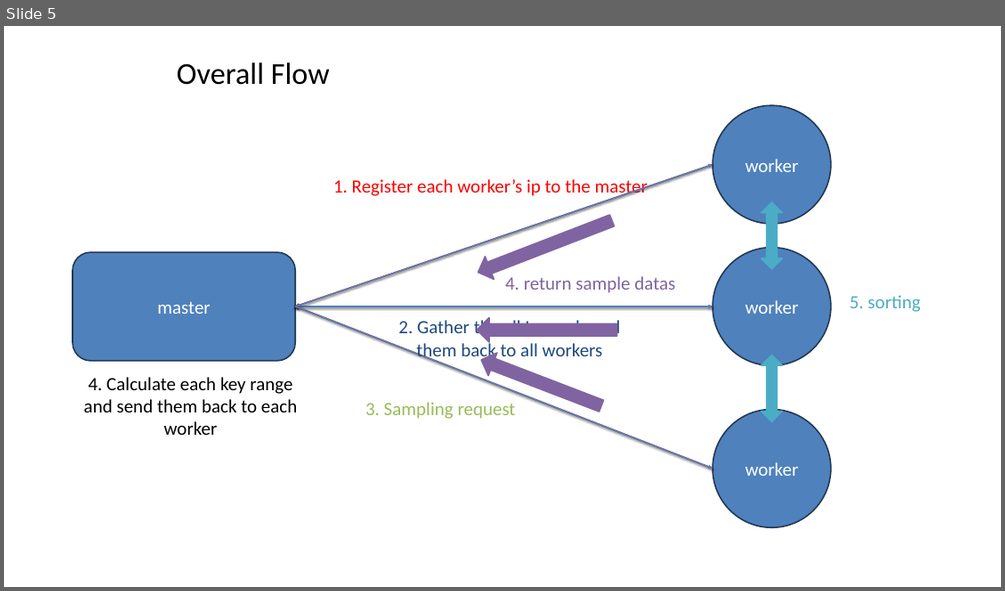
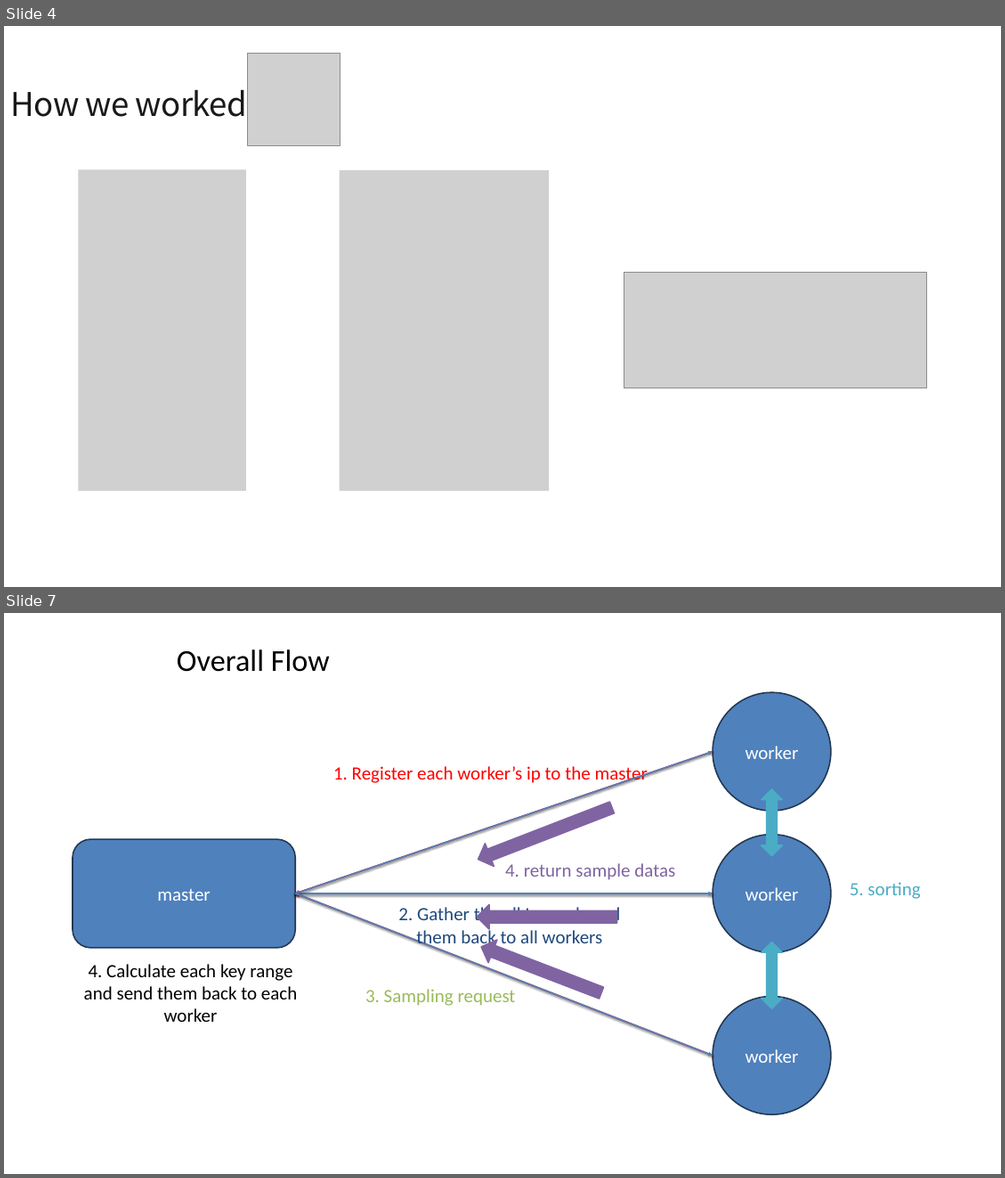
Before and after one commit to Hyunsoo1030/332project, a slide deck: CS332_Project_Presentation_Navy_Revised.pptx. Shown one above the other, each under a label of ours: slide 5 before the commit, slides 4 and 7 after it; the slides between them are not shown. The pictures are 1005x591 and 1005x1178 pixels, drawn with LibreOffice and Linux fonts; fonts in the diff are those of the drawing; grey boxes stand for pictures. Boxes give left, top, right and bottom in pixels: in the first picture for what was removed or moved away, otherwise in the second. Text is boxed around its words. In the diff, an @@ line names an element or a change of style, - is before the commit and + after.

```diff
--- a/CS332_Project_Presentation_Navy_Revised.pptx
+++ b/CS332_Project_Presentation_Navy_Revised.pptx
@@ slide 4 added at box(4, 26, 1001, 587), background #FFFFFF @@
@@ picture added at box(247, 53, 340, 145) @@
@@ text added at box(11, 83, 248, 125), 47.1 pt, text #191919 @@
+How we worked
@@ picture added at box(78, 169, 246, 491) @@
@@ picture added at box(340, 170, 549, 491) @@
@@ picture added at box(624, 273, 927, 388) @@
@@ what was slide 5 is now slide 7 @@
```
Also in this commit, not shown: 3 slides changed, 1 other slide added.
